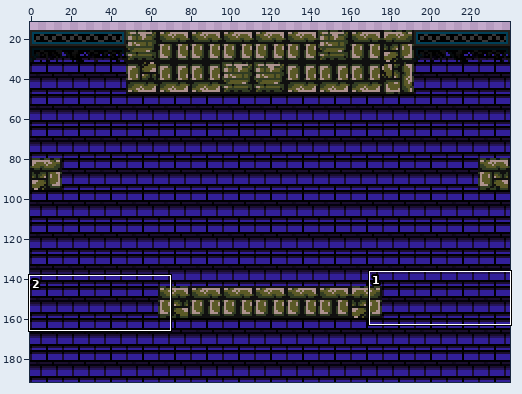
Sprite sheet -- Assets/Sprites/Level_01/VersionB/Level Base pintado 1_08.png. The first picture is a wide view before the edit; the outline marks the close-up.
Close-up. Earlier state:
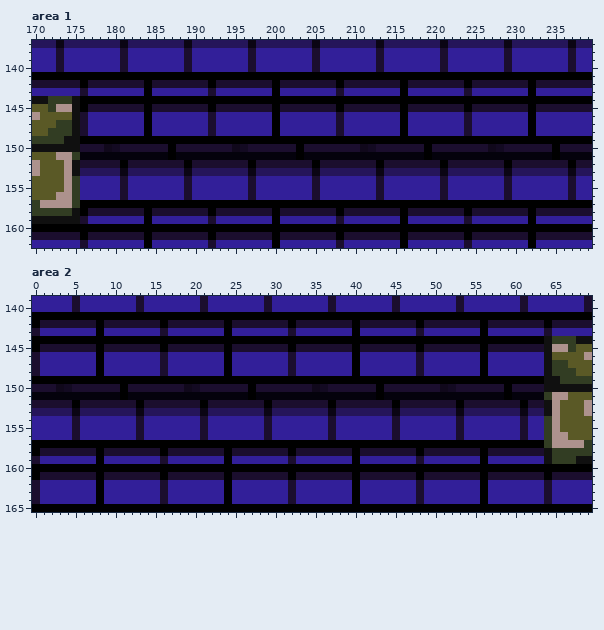
The file is 240x192 pixels. Colours within 5 levels of each other are drawn and written as one. Shown: area 1: x 170..239, y 137..162; area 2: x 0..69, y 139..165. The wide view leaves out empty margins.
The result:
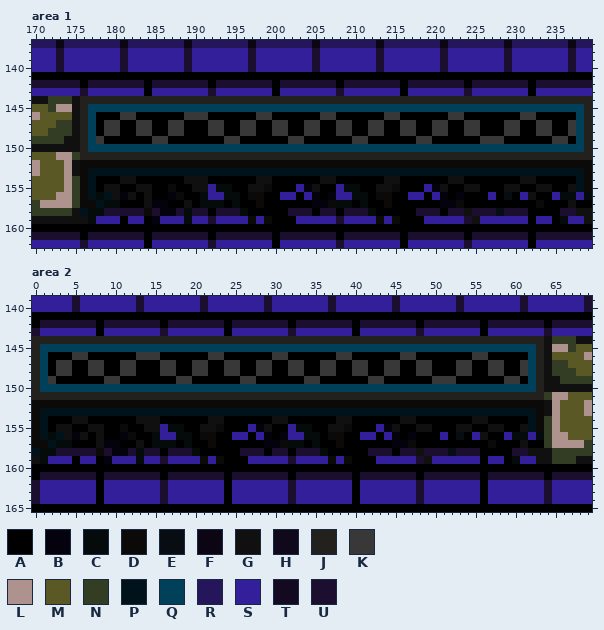
Palette (. is transparent): A #000000  B #04020c  C #050a0b  D #0b0a09  E #070d12  F #0b0514  G #101010  H #10081b  J #23211e  K #383838  L #ad928d  M #5a5926  N #323d23  P #00131a  Q #004058  R #25155a  S #321f99  T #130a22  U #1b0e2e
From old to new:
Changed rows in their new state; - is an unchanged pixel.
Area 1:
first column x 176:
144 JJJJJJJJJJJJJJJJJJJJJJJJJJJJJJJJJJJJJJJJJJJJJJJJJJJJJJJJJJJJJJJJ
145 JQQQQQQQQQQQQQQQQQQQQQQQQQQQQQQQQQQQQQQQQQQQQQQQQQQQQQQQQQQQQQQJ
146 JQAAAKKA-AAAAKKKAAAAAAKK-AAAAAKKAAAAAAKK-AAAAAKKAAAAAAAKKAAAAAQJ
147 JQAKKAAKKAAKKAAAKKAAKKAAKKAAKKAAKKAAKKAAKKAAKKAAKKAAAKKA-KKAAKQJ
148 JQAKKAAKKAAKKAAAKKAAKKAAKKAAKKAAKKAAKKAAKKAAKKAAKKAAAKKA-KKAAKQJ
149 JQK------KK-------KK------KK------KK------KK------KKK------KK-QJ
150 JQQQQQQQQQQQQQQQQQQQQQQQQQQQQQQQQQQQQQQQQQQQQQQQQQQQQQQQQQQQQQQJ
151 JJJJJJJJJJJJJJJJJJJJJJJJJJJJJJJJJJJJJJJJJJJJJJJJJJJJJJJJJJJJJJJJ
152 DDDDDDDDDDDDDDDDDDDDDDDDDDDDDDDDDDDDDDDDDDDDDDDDDDDDDDDDDDDDDDDD
153 DPPPPPPPPPPPPPPPPPPPPPPPPPPPPPPPPPPPPPPPPPPPPPPPPPPPPPPPPPPPPPPD
154 DPAAAGGAAAAAAGGGAAAAAAGGAAAAAAGGAAAAAAGGAAAAAAGGAAAAAAAGGAAAAAPD
155 DPAGGAAGGAADAAGG-CCAAGGDAAA-BGAA-CCAAGGDAAA-BGAAGGAAAGGAAGGAAGPD
156 DPCPGBGAGAABDAAC--CCADDAA--A-BAB--CCADDAA--A-BABAAA-AEA-GAA-CC-C
157 DDPCC---GBB--G-CCC-C--D------BBDCC-C--D------BBD---------D---G--
158 PCC-----D-BB-C------CAAA-A---A------CAAA-A---A--G---E----AAA--GG
159 GC---A---B---C-------D-D-AA----------D-D-AA------G---------AC--G
Area 2:
first column x 0:
144 JJJJJJJJJJJJJJJJJJJJJJJJJJJJJJJJJJJJJJJJJJJJJJJJJJJJJJJJJJJJJJJJ
145 JQQQQQQQQQQQQQQQQQQQQQQQQQQQQQQQQQQQQQQQQQQQQQQQQQQQQQQQQQQQQQQJ
146 JQAAAKKA-AAAAKKKAAAAAAKK-AAAAAKKAAAAAAKK-AAAAAKKAAAAAAAKKAAAAAQJ
147 JQAKKAAKKAAKKAAAKKAAKKAAKKAAKKAAKKAAKKAAKKAAKKAAKKAAAKKA-KKAAKQJ
148 JQAKKAAKKAAKKAAAKKAAKKAAKKAAKKAAKKAAKKAAKKAAKKAAKKAAAKKA-KKAAKQJ
149 JQK------KK-------KK------KK------KK------KK------KKK------KK-QJ
150 JQQQQQQQQQQQQQQQQQQQQQQQQQQQQQQQQQQQQQQQQQQQQQQQQQQQQQQQQQQQQQQJ
151 JJJJJJJJJJJJJJJJJJJJJJJJJJJJJJJJJJJJJJJJJJJJJJJJJJJJJJJJJJJJJJJJ
152 DDDDDDDDDDDDDDDDDDDDDDDDDDDDDDDDDDDDDDDDDDDDDDDDDDDDDDDDDDDDDDDD
153 DPPPPPPPPPPPPPPPPPPPPPPPPPPPPPPPPPPPPPPPPPPPPPPPPPPPPPPPPPPPPPPD
154 DPAAAGGAAAAAAGGGAAAAAAGGAAAAAAGGAAAAAAGGAAAAAAGGAAAAAAAGGAAAAAPD
155 DPAGGAAGGAADAAGG-CCAAGGDAAA-BGAA-CCAAGGDAAA-BGAAGGAAAGGAAGGAAGPD
156 DPCPGBGAGAABDAAC--CCADDAA--A-BAB--CCADDAA--A-BABAAA-AEA-GAA-CC-C
157 DDPCC---GBB--G-CCC-C--D------BBDCC-C--D------BBD---------D---G--
158 PCC-----D-BB-C------CAAA-A---A------CAAA-A---A--G---E----AAA--GG
159 GC---A---B---C-------D-D-AA----------D-D-AA------G---------AC--G
Changed places in both close-ups, as pixel boxes (x1, y1, x2, y2):
changed: (80, 96, 592, 224)
changed: (32, 336, 544, 464)
